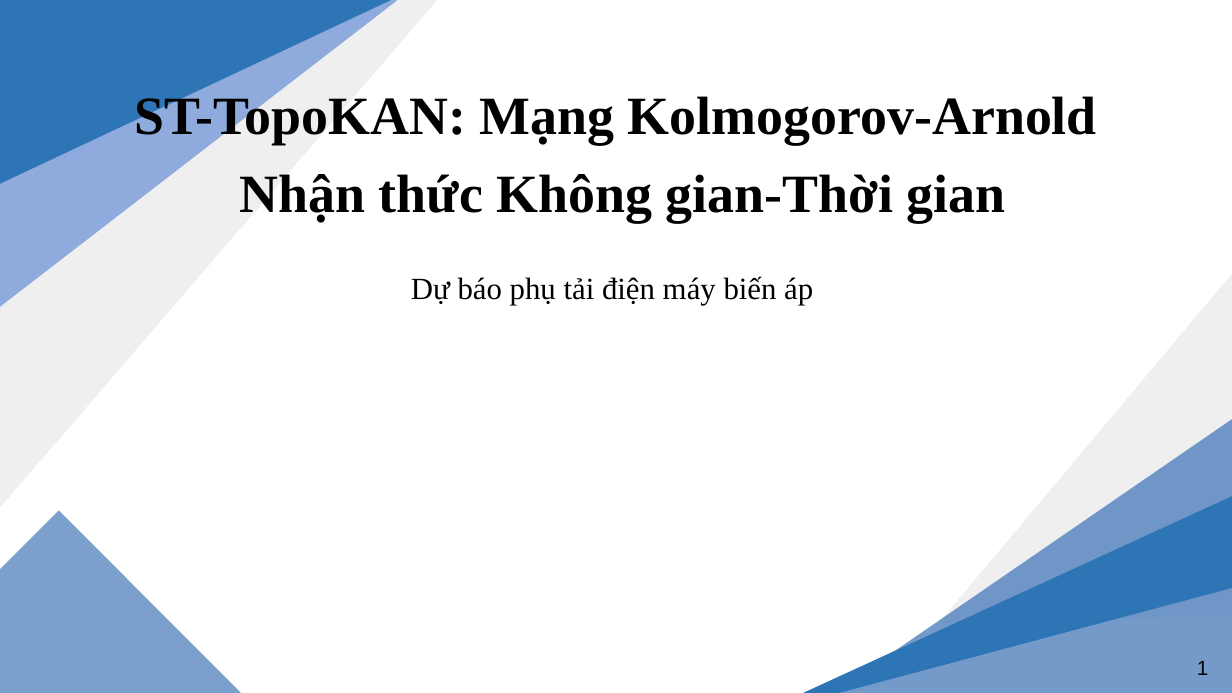
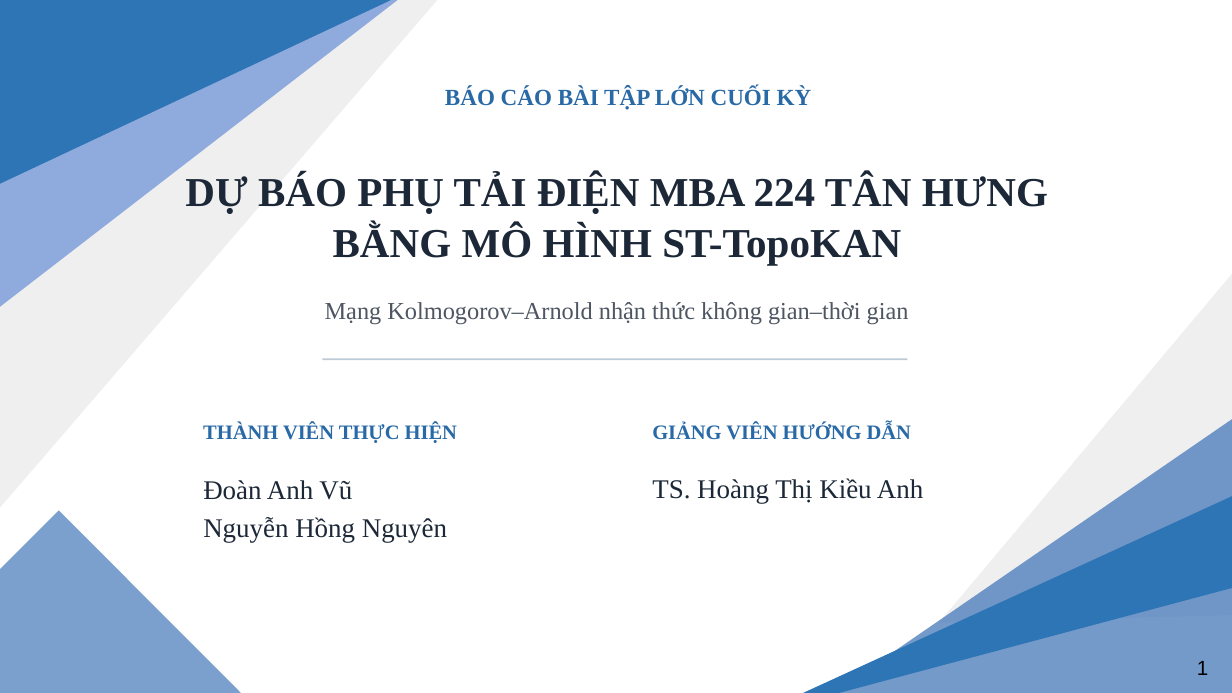
Before and after one commit to zudoan/ST-TopoKAN-PowerGrid, a slide deck: slide 1 of presentation/ST_TopoKAN.pptx. Drawn at 1232x693 pixels with LibreOffice and Linux fonts; fonts in the diff are those of the drawing. Boxes give left, top, right and bottom in pixels: in the first picture for what was removed or moved away, otherwise in the second. Text is boxed around its words. In the diff, an @@ line names an element or a change of style, - is before the commit and + after.

Commit message:
docs(presentation): update ST_TopoKAN.pptx and sync SHA-256 checksums

```diff
--- a/presentation/ST_TopoKAN.pptx
+++ b/presentation/ST_TopoKAN.pptx
@@ text added at bbox=[445, 87, 812, 110], 18 pt, text #2869A6, bold @@
+BÁO CÁO BÀI TẬP LỚN CUỐI KỲ
@@ text "DỰ BÁO PHỤ TẢI ĐIỆN ..." at bbox=[185, 174, 1048, 265]: vertical alignment top to middle @@
@@ text at bbox=[185, 174, 1048, 265]: text changed; size 24 to 32 pt; text colour #000000 to #1C2837; bold on @@
-Dự báo phụ tải điện máy biến áp
+DỰ BÁO PHỤ TẢI ĐIỆN MBA 224 TÂN HƯNG
+BẰNG MÔ HÌNH ST-TopoKAN
@@ text "Mạng Kolmogorov–Arnold nhận thức không ..." at bbox=[325, 302, 909, 325]: vertical alignment top to middle @@
@@ text at bbox=[325, 302, 909, 325]: text changed; size 42 to 19 pt; text colour #000000 to #4D5662; bold off @@
-ST-TopoKAN: Mạng Kolmogorov-Arnold
-Nhận thức Không gian-Thời gian
+Mạng Kolmogorov–Arnold nhận thức không gian–thời gian
@@ rectangle added at bbox=[323, 359, 908, 360], fill #BCCAD6 @@
@@ text added at bbox=[203, 423, 457, 443], 16 pt, text #2869A6, bold @@
+THÀNH VIÊN THỰC HIỆN
@@ text added at bbox=[652, 423, 911, 440], 16 pt, text #2869A6, bold @@
+GIẢNG VIÊN HƯỚNG DẪN
@@ text added at bbox=[652, 478, 923, 503], 21 pt, text #1C2837 @@
+TS. Hoàng Thị Kiều Anh
@@ text added at bbox=[203, 480, 447, 543], 21 pt, text #1C2837 @@
+Đoàn Anh Vũ
+Nguyễn Hồng Nguyên
```
Also in this commit, not shown: 2 other slides changed, 2 other files.
